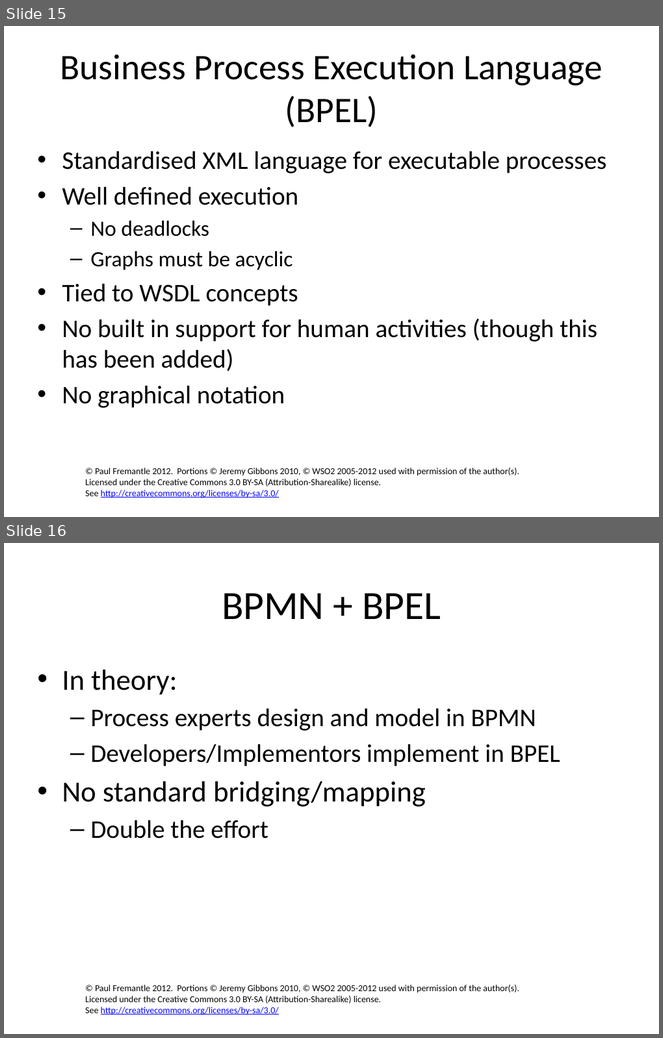
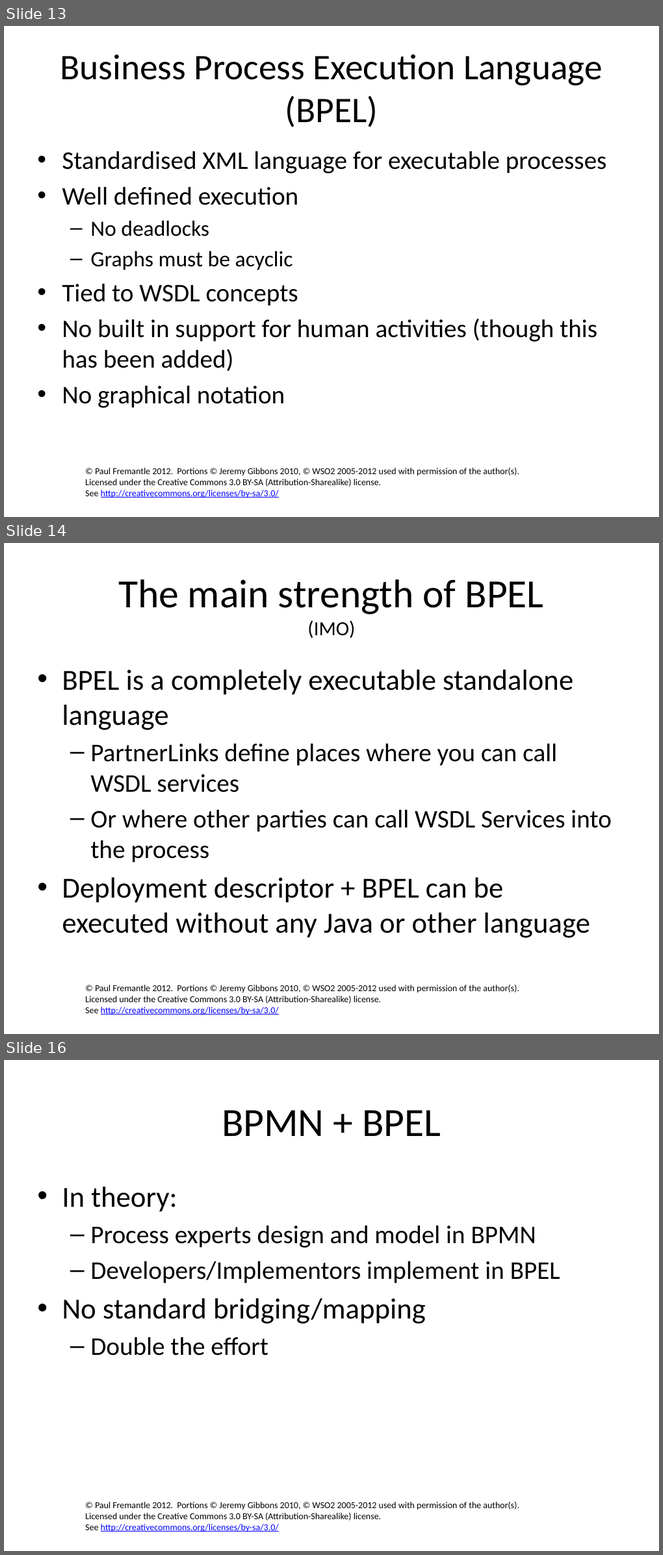
Before and after one commit to pzfreo/ox-soa-old, a slide deck: presentations/source/12-Composition.pptx. Shown one above the other, each under a label of ours: slides 15 and 16 before the commit, slides 13, 14 and 16 after it; the slides between them are not shown. The pictures are 663x1038 and 663x1555 pixels, drawn with LibreOffice and Linux fonts; fonts in the diff are those of the drawing; background and template pictures are left out. Boxes give left, top, right and bottom in pixels: in the first picture for what was removed or moved away, otherwise in the second. Text is boxed around its words. In the diff, an @@ line names an element or a change of style, - is before the commit and + after.

```diff
--- a/presentations/source/12-Composition.pptx
+++ b/presentations/source/12-Composition.pptx
@@ slide 14 added at <box>4,543,659,1034</box>, background #FFFFFF; not listed: 1 template element that a slide beside it also shows @@
@@ title added at <box>118,579,544,638</box>, 44 pt, text #000000 @@
+The main strength of BPEL
+(IMO)
@@ text added at <box>62,670,612,938</box>, 32 pt, text #000000 @@
+• BPEL is a completely executable standalone language
+  – PartnerLinks define places where you can call WSDL services
+  – Or where other parties can call WSDL Services into the process
+• Deployment descriptor + BPEL can be executed without any Java or other language
@@ what was slide 15 is now slide 13 @@
```
Also in this commit, not shown: 2 slides changed, 18 other slides added, 7 slides removed, 49 other files.
